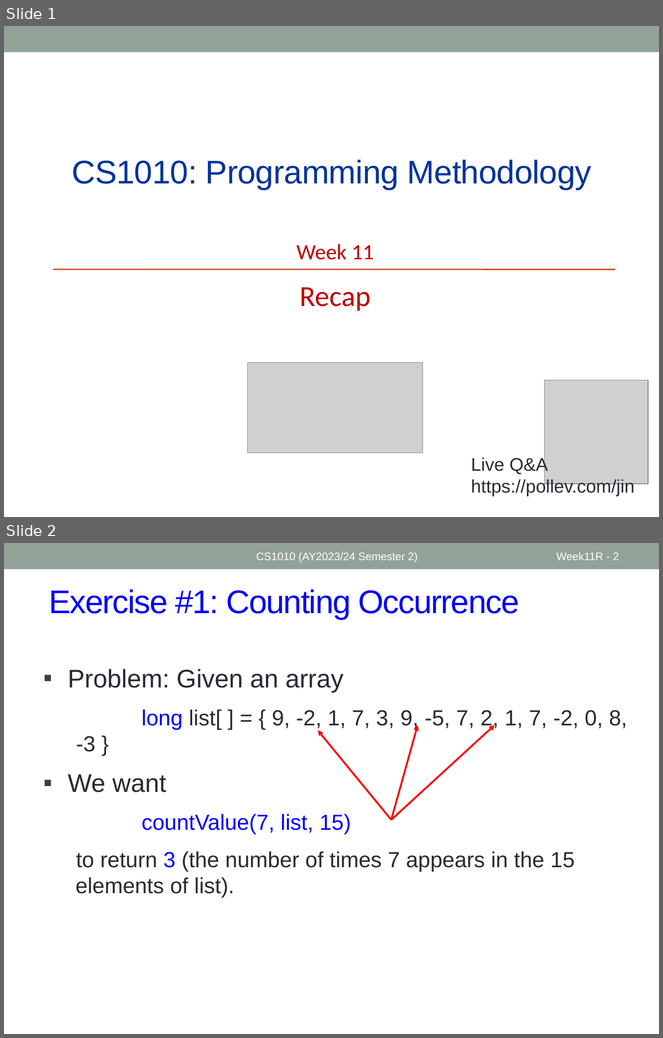
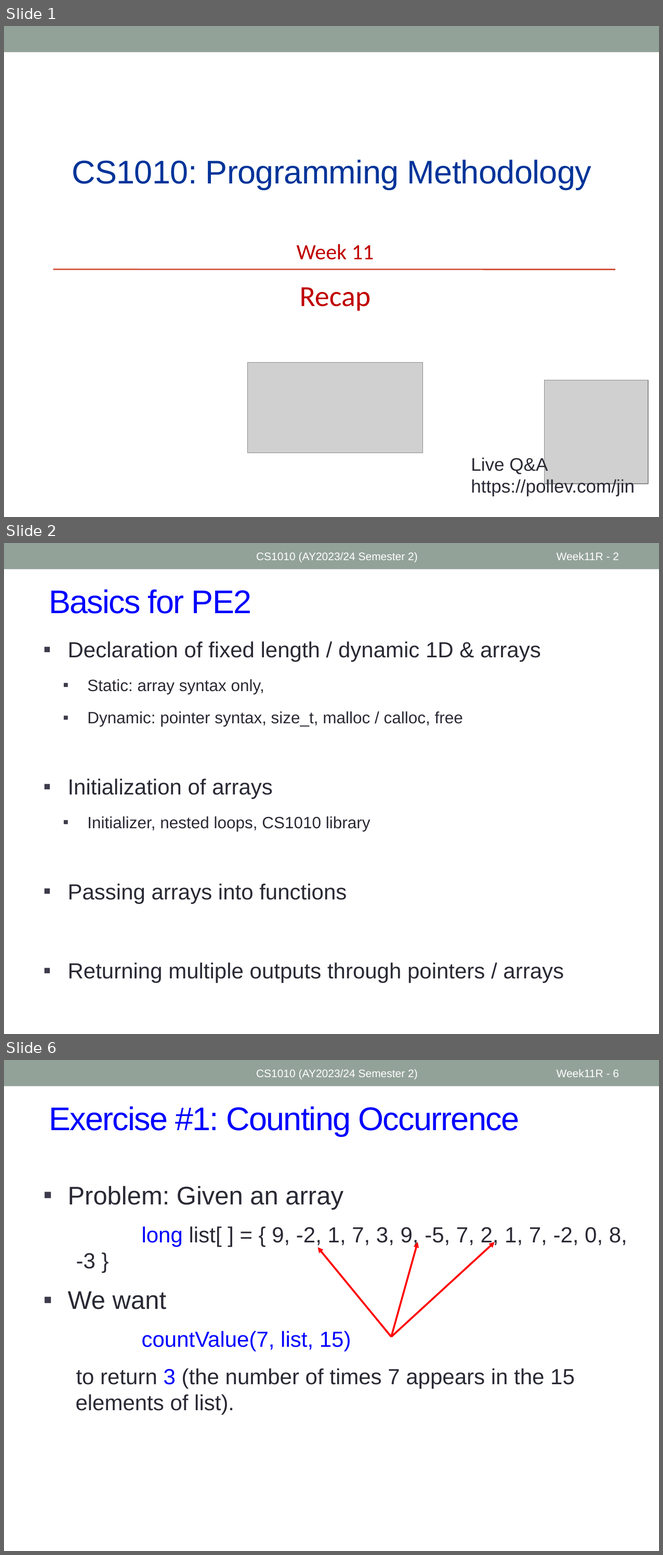
Before and after one commit to nus-cs1010-2425-s2/website, a slide deck: slides/Week11_Recap.pptx. Shown one above the other, each under a label of ours: slides 1 and 2 before the commit, slides 1, 2 and 6 after it; the slides between them are not shown. The pictures are 663x1038 and 663x1555 pixels, drawn with LibreOffice and Linux fonts; fonts in the diff are those of the drawing; grey boxes stand for pictures. Boxes give left, top, right and bottom in pixels: in the first picture for what was removed or moved away, otherwise in the second. Text is boxed around its words. In the diff, an @@ line names an element or a change of style, - is before the commit and + after.

```diff
--- a/slides/Week11_Recap.pptx
+++ b/slides/Week11_Recap.pptx
@@ slide 2 added at (x1=4, y1=543, x2=659, y2=1034), background #FFFFFF; not listed: 1 template element that a slide beside it also shows @@
@@ text added at (x1=256, y1=552, x2=418, y2=562), 12 pt, text #FFFFFF @@
+CS1010 (AY2023/24 Semester 2)
@@ page number added at (x1=557, y1=552, x2=619, y2=560), 12 pt, text #FFFFFF @@
+Week11R - 2
@@ title added at (x1=49, y1=589, x2=252, y2=614), 36 pt, text #0000FF @@
+Basics for PE2
@@ text added at (x1=68, y1=641, x2=564, y2=983), 24 pt, text #292934 @@
+▪ Declaration of fixed length / dynamic 1D & arrays
+  ▪ Static: array syntax only,
+  ▪ Dynamic: pointer syntax, size_t, malloc / calloc, free
+▪ Initialization of arrays
+  ▪ Initializer, nested loops, CS1010 library
+▪ Passing arrays into functions
+▪ Returning multiple outputs through pointers / arrays
@@ what was slide 2 is now slide 6 @@
@@ page number at (x1=557, y1=1069, x2=619, y2=1077): text changed @@
-Week11R - 2
+Week11R - 6
```
Also in this commit, not shown: 7 slides changed, 2 other slides added, 4 other files.
